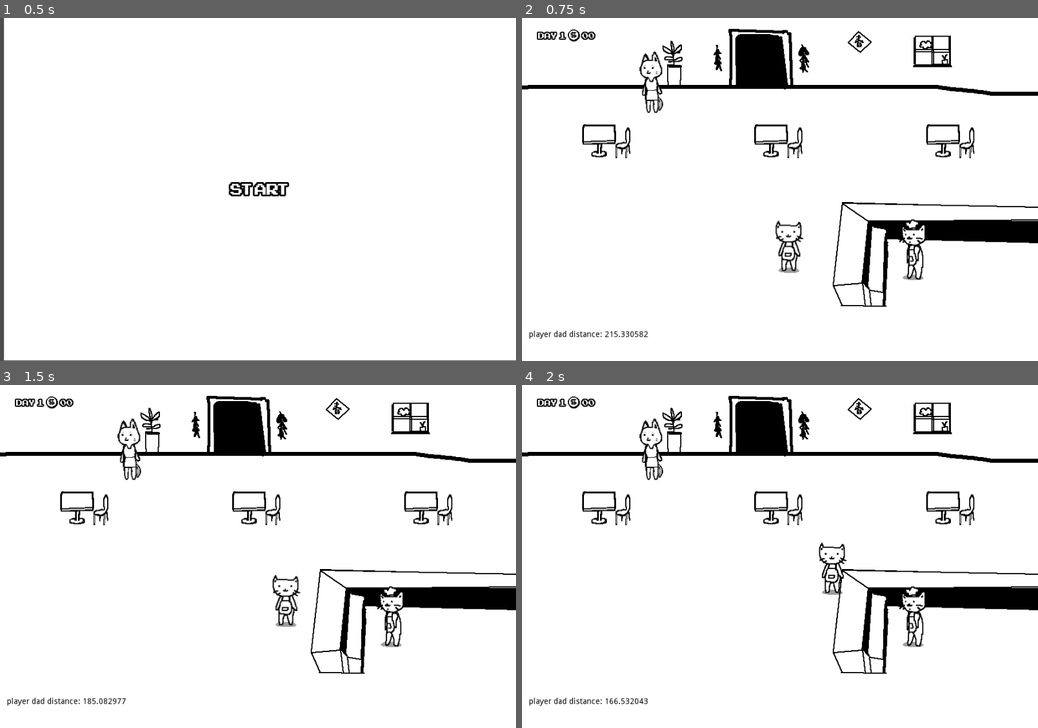
Above: before the commit, frames 1-4 (two rows, left to right).
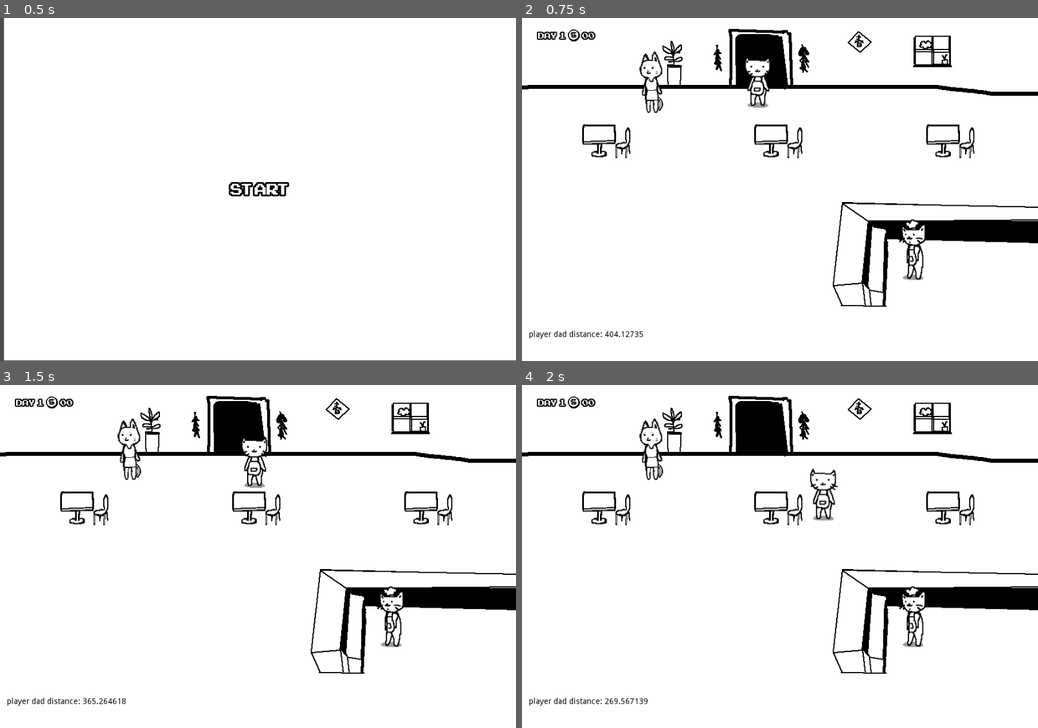
Above: after the commit, the same moments.

Repository: Wujun2333/meow_noodle
Game: Godot game, scene res://StartGame.tscn
The game is run twice, just before and just after one commit, with the same random seed, the same clock (stepped at 60 frames per second) and the same inputs.
Inputs (mouse positions are in pixels of both pictures, inside the frame that each line leads up to):
- Up to frame 1 (0.5 s): no input
- Up to frame 2 (0.75 s): click "Start" at 0.5 s
- Up to frame 3 (1.5 s): tap Enter at 1.25 s; move the mouse to (371, 539) at 1.27 s; press the mouse at (371, 539) at 1.28 s
- Up to frame 4 (2 s): no input

Frame 1 is identical in both runs. In frame 2, 0.9% of the frame differs, in the area x 16-55%, y 11-94%; in frame 3, 0.9%; in frame 4, 0.8%.

Commit message:
fixed bugs in StoryScene

Diff:
--- a/MeowNoodle/Dialog.gd
+++ b/MeowNoodle/Dialog.gd
@@ -1,33 +1,35 @@
 extends TextureRect
-
-var currentLine = 0
+var currentLine
 var script1 = [
 	"Good morning dad!",
 	"Oh hi, Hannah.",
 	"Was that the landlord that just left?",
 	"Yeah, that’s him.",
 	"What did he say?",
-	"Don’t worry about it Hannah. Why are you here?",
+	"Don’t worry about it Hannah. \nWhat are you doing here?",
 	"Oh, mom wants me to check on you and see if there’s anything I can help with. After all, this is the first day of opening since the long pandemic!",
-	"Haha, yes, I’m glad that’s over now.",
-	"Is everything ok, dad? You look… worried.",
-	"It’s nothing, we’ll be fine...",
-	"No, tell me dad. I know that look on your face, is that anything to do with the landlord?",
-	"Okay… Hannah, there’s something you need to know. But don’t tell your mother now, she needs to recuperate in peace.",
+	"Haha, yes, I’m glad all that’s over now.",
+	"Is everything ok, dad? You look…… worried.",
+	"It’s nothing, we’ll be fine……",
+	"No, tell me, dad. I know that look on your face, is that anything to do with the landlord?",
+	"Okay…… Hannah, there’s something you need to know. But don’t tell your mother yet, she needs to recuperate in peace.",
 	"I won’t.",
-	"We… we might lose our store.",
-	"What?! ",
-	"Yes. The landlord asked me to pay for rent from the past two months. I’m afraid we don’t have that much savings now, and not even enough to hire new workers after we spend so much on...",
-	"…Yes, dad, I know, on mom’s hospitalization. Dad, you know, I can help too. ",
-	"Hannah… I will work my hardest to keep you guys safe and warm. You don’t need to do this.",
-	"But I want to. You and mom always worked so hard just so I could choose for my own life. Now It’s time for me to take responsibility and help out our family. I've made my decision.",
-	"Hannah. You’ve grown up. We will do this together.",
+	"We…… we might lose our store.",
+	"What ? ! ",
+	"Yes. The landlord asked me to pay the rent from the past two months. I’m afraid we don’t have that many savings now, not even enough to hire new workers after we spend so much on……",
+	"Yes, dad, I know, on mom’s hospitalization. \nDad, you know, I can help too. ",
+	"Hannah…… I will work my hardest to keep you guys safe and warm. \nYou don’t need to do this.",
+	"But I want to. You and mom always worked so hard just so I could choose for my own future. Now It’s time for me to take responsibility and help out our family. I've made my decision.",
+	"Hannah. You’ve grown up. \nWe will do this together.",
 	"Yes. We can overcome this!"]
 #
 func _ready():
-	change_name("hannah")
-	$Dialog/AnimationPlayer.play("typewriter_effect")
-	$Dialog.text = (script1[currentLine])
+	if $"..".visible == true:
+		currentLine = 0
+		change_name("hannah")
+		$Dialog/AnimationPlayer.play("typewriter_effect")
+		$Dialog.text = (script1[currentLine])
+
 
 
 func _process(delta):
@@ -46,19 +48,31 @@
 
 func _on_TextureButton_pressed():
 	currentLine += 1
-	$Dialog.text = (script1[currentLine])
+	if currentLine < script1.size():
+	# print the script
+		$Dialog.text = (script1[currentLine])
 	# change typewriter animation effect speed
-	if $Dialog.text.length() < 15:
-		$Dialog/AnimationPlayer.playback_speed = 2.5
-		$Dialog/AnimationPlayer.play("typewriter_effect")
-	elif $Dialog.text.length() > 15 && $Dialog.text.length() < 40:
-		$Dialog/AnimationPlayer.playback_speed = 2
-		$Dialog/AnimationPlayer.play("typewriter_effect")
+		if $Dialog.text.length() < 15:
+			$Dialog/AnimationPlayer.playback_speed = 2.5
+			$Dialog/AnimationPlayer.play("typewriter_effect")
+		elif $Dialog.text.length() > 15 && $Dialog.text.length() < 40:
+			$Dialog/AnimationPlayer.playback_speed = 2
+			$Dialog/AnimationPlayer.play("typewriter_effect")
+		else:
+			$Dialog/AnimationPlayer.playback_speed = 1
+			$Dialog/AnimationPlayer.play("typewriter_effect")
+		print($Dialog.text.length())
+
 	else:
-		$Dialog/AnimationPlayer.playback_speed = 1
-		$Dialog/AnimationPlayer.play("typewriter_effect")
-	print($Dialog.text.length())
-	print($Dialog/AnimationPlayer.playback_speed)
+#		var cutscene = $".."
+		currentLine = 0
+		$"..".visible = false
+		print("End of the script")
+
+#	if currentLine == script1.size() - 1:
+#		currentLine = 0
+
+
 
 
 
--- a/MeowNoodle/MeowNoodle.tscn
+++ b/MeowNoodle/MeowNoodle.tscn
@@ -31,7 +31,7 @@
 
 func check_player_position():
 #	var Storyscene = DisplayDialog.instance()
-	$Ui2.text = \"player dad distance: \" + str($Player.position.distance_to($DadCat.position))
+	$DebugUi.text = \"player dad distance: \" + str($Player.position.distance_to($DadCat.position))
 
 	if $Player.position.distance_to($DadCat.position) < 30:
 		$StoryScene/CutScene.visible = true
@@ -87,7 +87,7 @@
 [node name="Customers" parent="." instance=ExtResource( 6 )]
 
 [node name="Player" type="KinematicBody2D" parent="."]
-position = Vector2( 466.129, 392.176 )
+position = Vector2( 412.129, 103.176 )
 script = ExtResource( 3 )
 __meta__ = {
 "_edit_group_": true
@@ -124,7 +124,7 @@
 
 [node name="CutScene" parent="StoryScene" instance=ExtResource( 7 )]
 
-[node name="Ui2" type="Label" parent="."]
+[node name="DebugUi" type="Label" parent="."]
 margin_left = 12.0847
 margin_top = 547.009
 margin_right = 141.085
--- a/MeowNoodle/StoryScene.tscn
+++ b/MeowNoodle/StoryScene.tscn
@@ -14,7 +14,8 @@
 font_data = ExtResource( 1 )
 
 [sub_resource type="DynamicFont" id=2]
-size = 18
+size = 19
+extra_spacing_top = 2
 font_data = ExtResource( 2 )
 
 [sub_resource type="Animation" id=3]
@@ -48,9 +49,9 @@
 
 [node name="DialogBkg" type="TextureRect" parent="."]
 margin_left = 50.8444
-margin_top = 380.916
+margin_top = 384.916
 margin_right = 859.844
-margin_bottom = 536.916
+margin_bottom = 540.916
 texture = ExtResource( 3 )
 script = ExtResource( 6 )
 __meta__ = {
@@ -82,8 +83,6 @@
 margin_bottom = 0.00798798
 custom_fonts/normal_font = SubResource( 2 )
 custom_colors/default_color = Color( 0, 0, 0, 1 )
-visible_characters = 106
-percent_visible = 0.866667
 text = "Lorem ipsum dolor sit amet, consectetur adipiscing elit, sed do eiusmod tempor incididunt ut labore et dolore magna aliqua."
 scroll_active = false
 __meta__ = {
@@ -96,9 +95,9 @@
 
 [node name="TextureButton" type="TextureButton" parent="."]
 margin_left = 786.297
-margin_top = 469.329
-margin_right = 826.297
-margin_bottom = 509.329
+margin_top = 473.329
+margin_right = 828.297
+margin_bottom = 513.329
 texture_normal = ExtResource( 8 )
 texture_pressed = ExtResource( 7 )
 texture_hover = ExtResource( 7 )
